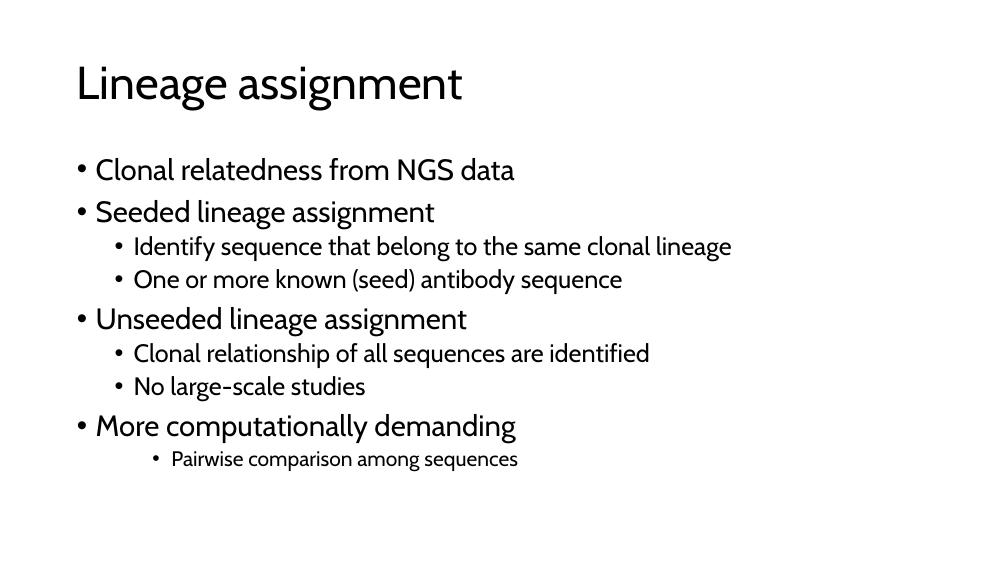
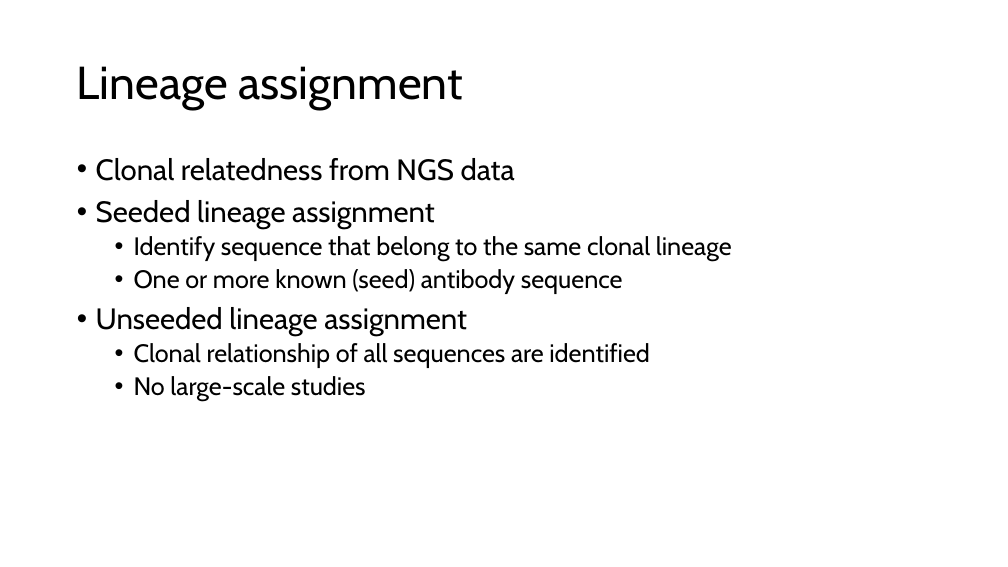
Before and after one commit to irtesampsu/bucket-clonify, a slide deck: slide 3 of bucket-clonify.pptx. Drawn at 1008x567 pixels with LibreOffice and Linux fonts; fonts in the diff are those of the drawing. Boxes give left, top, right and bottom in pixels: in the first picture for what was removed or moved away, otherwise in the second. Text is boxed around its words. In the diff, an @@ line names an element or a change of style, - is before the commit and + after.

Commit message:
slide

```diff
--- a/bucket-clonify.pptx
+++ b/bucket-clonify.pptx
@@ text at box(96, 414, 518, 472): paragraphs removed @@
-• More computationally demanding
-    • Pairwise comparison among sequences
```
Also in this commit, not shown: 1 slide added.
